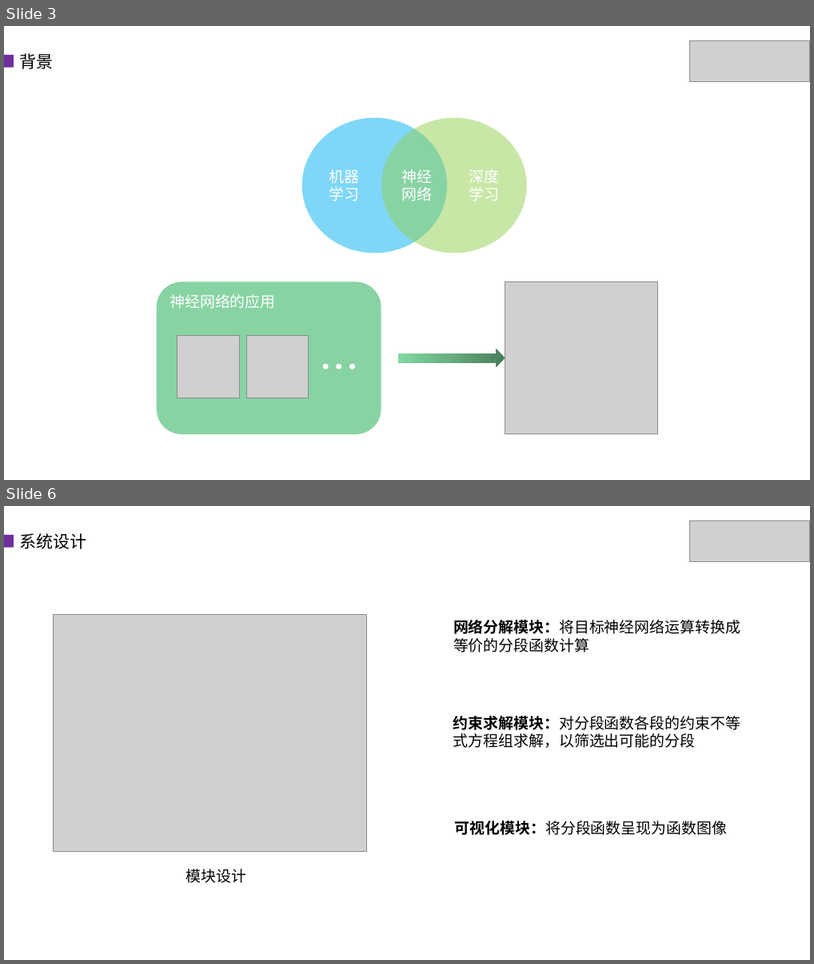
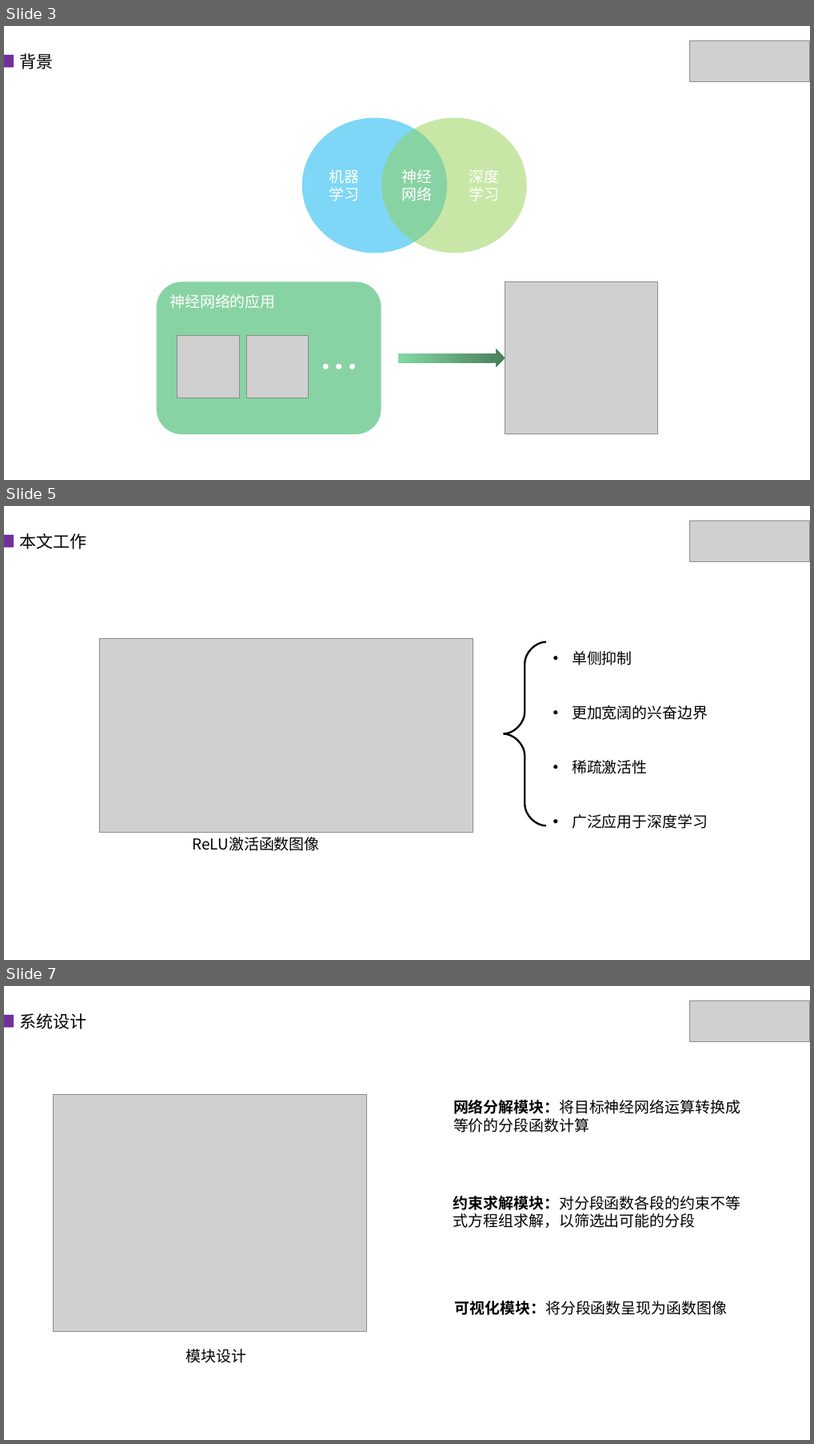
Before and after one commit to ChenErTong/NeuralNetworkSolver, a slide deck: paper/神经网络的自动化数值解析技术.ppt. Shown one above the other, each under a label of ours: slides 3 and 6 before the commit, slides 3, 5 and 7 after it; the slides between them are not shown. The pictures are 814x964 and 814x1444 pixels, drawn with LibreOffice and Linux fonts; fonts in the diff are those of the drawing; grey boxes stand for pictures. Boxes give left, top, right and bottom in pixels: in the first picture for what was removed or moved away, otherwise in the second. Text is boxed around its words. In the diff, an @@ line names an element or a change of style, - is before the commit and + after.

```diff
--- a/paper/神经网络的自动化数值解析技术.ppt
+++ b/paper/神经网络的自动化数值解析技术.ppt
@@ slide 5 added at [4, 506, 810, 960], background #FFFFFF @@
@@ picture added at [690, 520, 810, 562] @@
@@ rectangle added at [4, 535, 14, 548], fill #7030A0 @@
@@ text added at [20, 533, 87, 549], 20 pt, text #000000 @@
+本文工作
@@ group added at [99, 638, 708, 851]: 2 texts, 1 picture, 1 freeform shape @@
+ReLU激活函数图像
+• 单侧抑制
+• 更加宽阔的兴奋边界
+• 稀疏激活性
+• 广泛应用于深度学习
@@ what was slide 6 is now slide 7 @@
```
Also in this commit, not shown: 3 slides changed, 2 other files.
